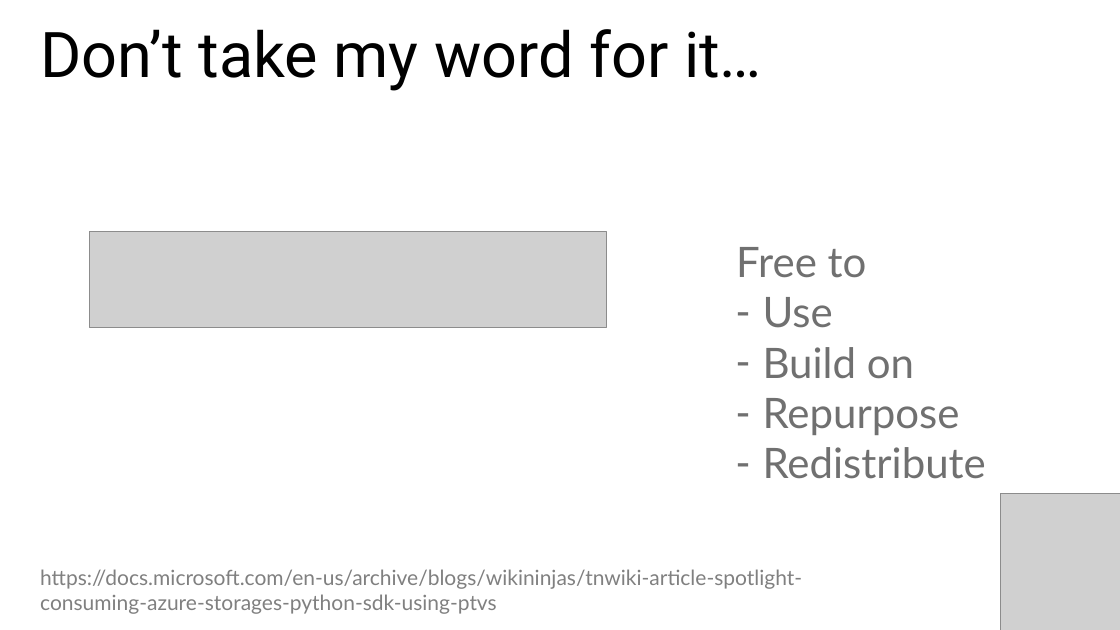
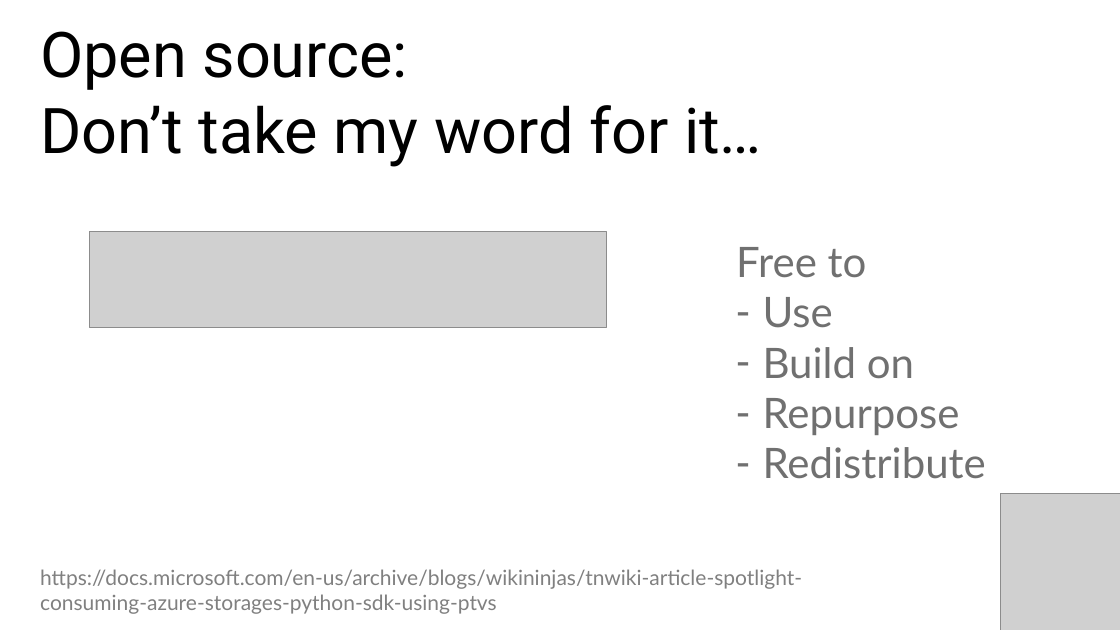
Before and after one commit to stringfestdata/london-excel, a slide deck: slide 9 of advancing-into-analytics-london-meetup.pptx (slide 8 before the commit). Drawn at 1120x630 pixels with LibreOffice and Linux fonts; fonts in the diff are those of the drawing; grey boxes stand for pictures. Boxes give left, top, right and bottom in pixels: in the first picture for what was removed or moved away, otherwise in the second. Text is boxed around its words. In the diff, an @@ line names an element or a change of style, - is before the commit and + after.

```diff
--- a/advancing-into-analytics-london-meetup.pptx
+++ b/advancing-into-analytics-london-meetup.pptx
@@ text at (40,31,409,90): paragraph added @@
+Open source:
```
Also in this commit, not shown: 5 other slides changed, 6 slides added, 1 slide removed, 5 other files.
